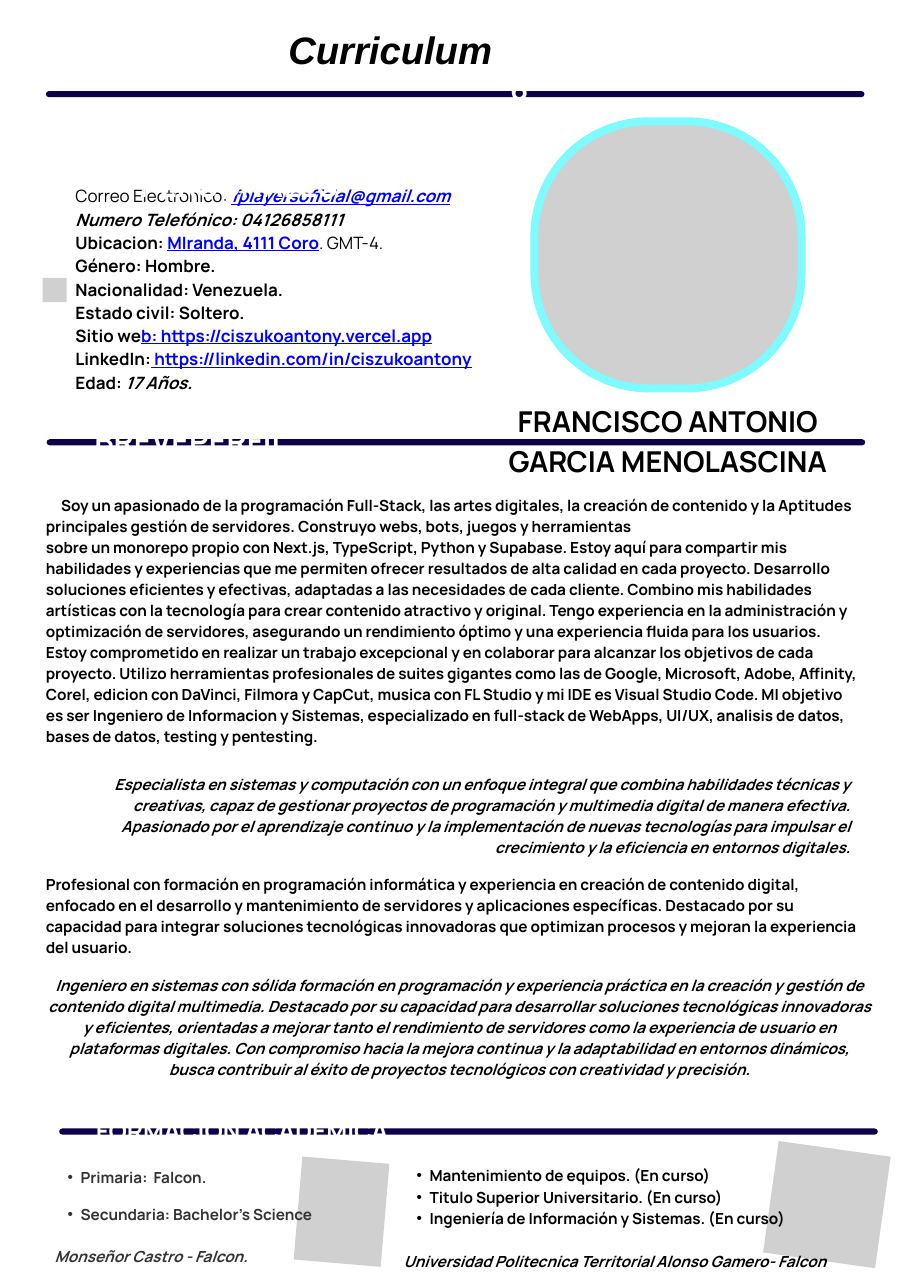
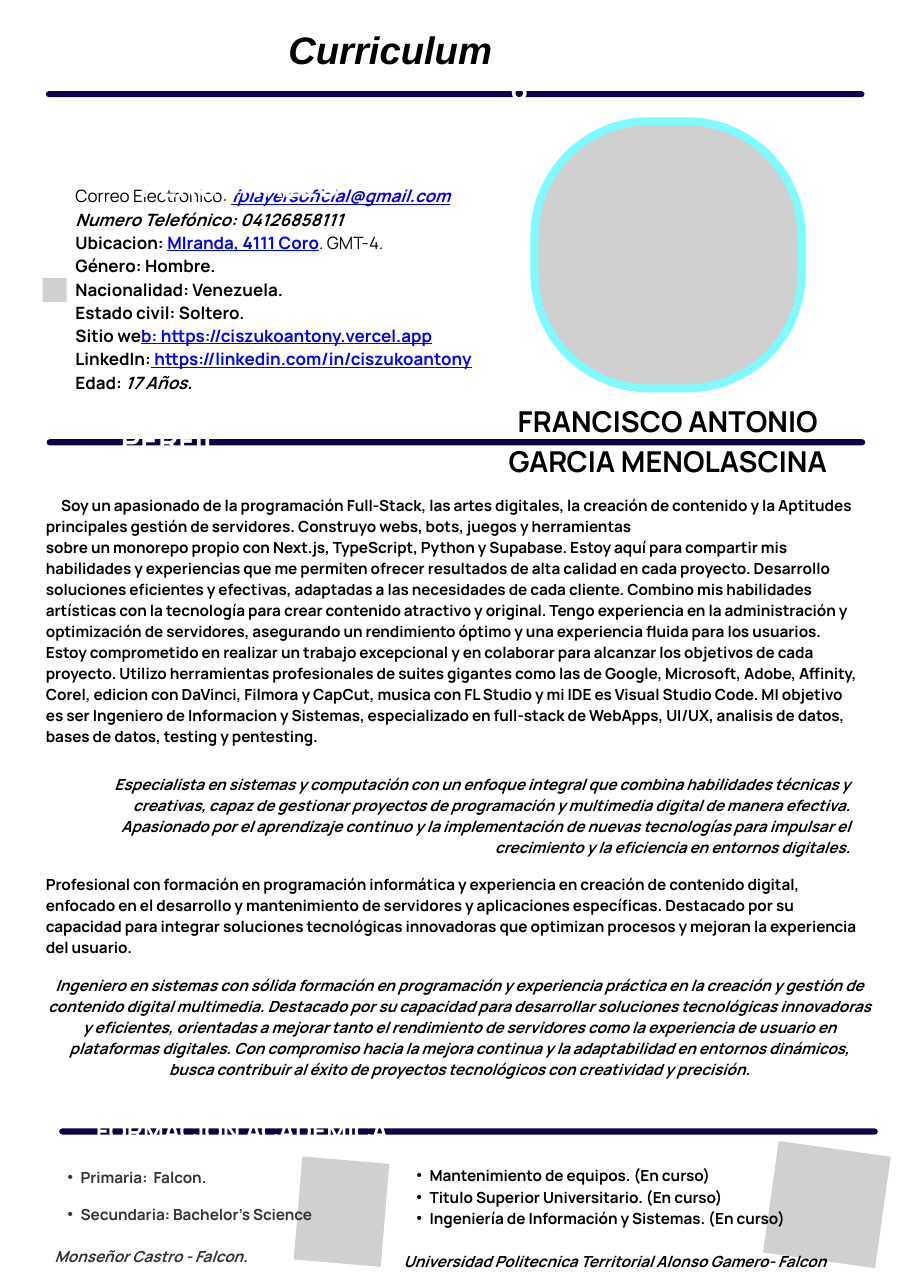
Before and after one commit to Ciszu-Network/CiszuNetwork, a slide deck: slide 1 of shared/docs/cv/CV-Curriculum-Custom-Francisco_Garcia_Menolascina_Antonio-2026-Oficial.pptx. Drawn at 910x1288 pixels with LibreOffice and Linux fonts; fonts in the diff are those of the drawing; grey boxes stand for pictures; background and template pictures are left out. Boxes give left, top, right and bottom in pixels: in the first picture for what was removed or moved away, otherwise in the second. Text is boxed around its words. In the diff, an @@ line names an element or a change of style, - is before the commit and + after.

```diff
--- a/shared/docs/cv/CV-Curriculum-Custom-Francisco_Garcia_Menolascina_Antonio-2026-Oficial.pptx
+++ b/shared/docs/cv/CV-Curriculum-Custom-Francisco_Garcia_Menolascina_Antonio-2026-Oficial.pptx
@@ text at (x1=121, y1=439, x2=281, y2=504): text changed @@
-BREVEPERFIL PERSONAL
+PERFIL PERSONAL
```
Also in this commit, not shown: 1 other slide changed, 58 other files.
